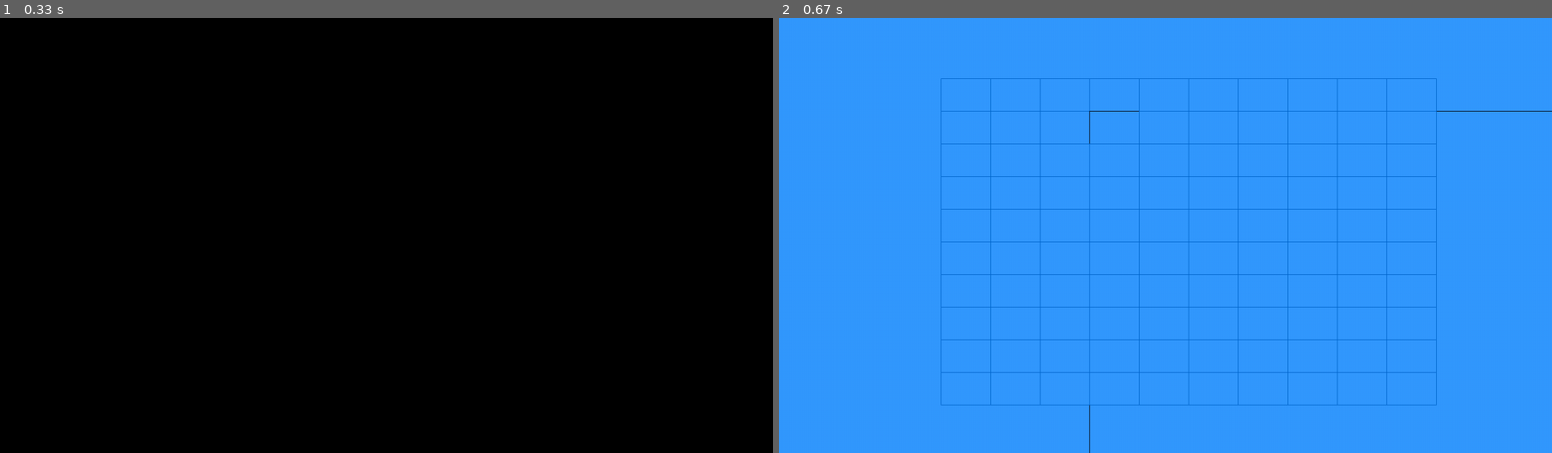
Above: before the commit, frames 1-2 (left to right).
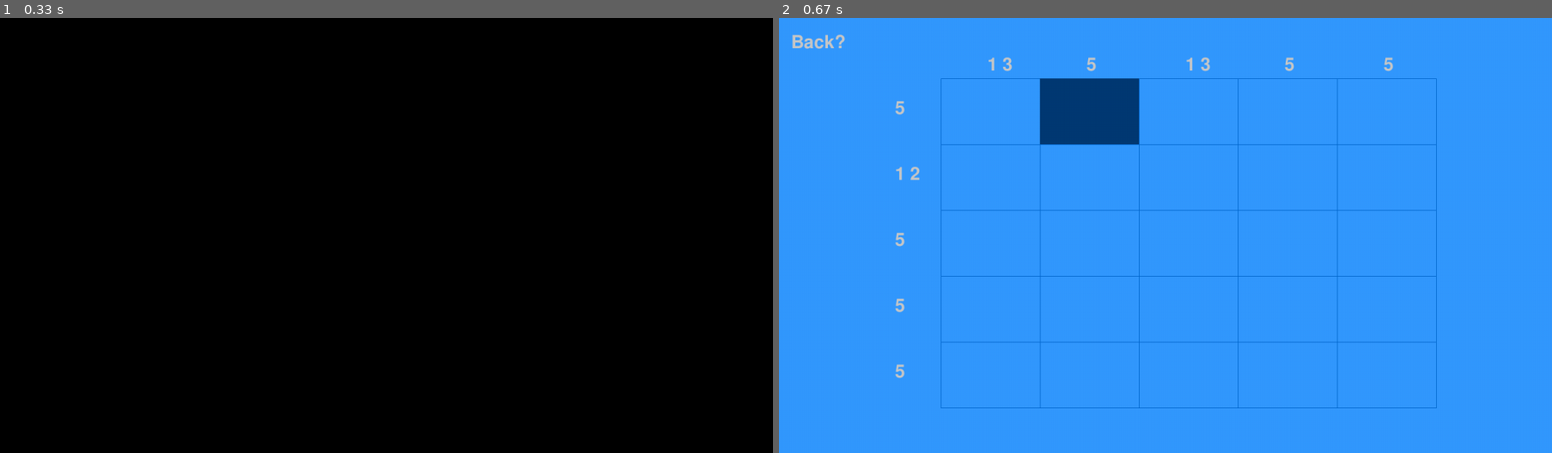
Above: after the commit, the same moments.

Repository: Raineri-CS/pygame_picross
Game: pygame game, started from main.py
Same seed, same stepped clock (60 frames per second), same inputs: the game is played once before the commit and once after it.
Inputs (mouse positions are in pixels of both pictures, inside the frame that each line leads up to):
- Up to frame 1 (0.33 s): no input
- Up to frame 2 (0.67 s): press the mouse at (1188, 244) at 0.37 s; move the mouse to (1157, 178) at 0.47 s; release the mouse at (1134, 118) at 0.6 s

Frame 1 is identical in both runs. In frame 2, 4.4% of the frame differs, in the area x 1-100%, y 3-100%.

Commit message:
Hints now work

Diff:
--- a/include/gameCoordinator.py
+++ b/include/gameCoordinator.py
@@ -1,6 +1,7 @@
 from .puzzle import PicrossPuzzle
 from .settings import COLOR_BACKGROUND, COLOR_FOREGROUND, COLOR_SELECTED, COLOR_TEXT
 import pygame.gfxdraw
+import pygame.font
 from .sceneRenderer import Renderer
 
 # Basically the scene with the gameplay stuff in it
@@ -30,8 +31,8 @@
             for term in line:
                 localLine.append(0)
             self.localMatrix.append(localLine)
-        # Grid vertical space in px following (xMax - xMin) / termQty
-        self.coordMap = []
+        self.lineHints = self.genLineHints()
+        self.columnHints = self.genColumnHints()
 
     def checkMatrixParity(self):
         for solutionLine, localLine in self.solution, self.localMatrix:
@@ -46,18 +47,40 @@
         localY = self.puzzleArea[1]
         localXdimension = 0
         localYdimension = 0
+        # Size between squares
         verticalSize = int(
             (self.puzzleArea[3] - self.puzzleArea[1]) / self.yDimension)
         horizontalSize = int(
             (self.puzzleArea[2] - self.puzzleArea[0]) / self.xDimension)
+        # Final coords
         finalLocalX = localX + (self.xDimension*horizontalSize)
         finalLocalY = localY + (self.yDimension*verticalSize)
+        backText = windowRenderer.getHintFont().render("Back?", True, COLOR_TEXT)
+        # Draws hints
+        # TODO
+        textX = self.workingArea[0] + (self.workingArea[0] * 0.8)
+        textY = self.workingArea[1] - (self.workingArea[1] * 0.2)
+        for hint in self.columnHints:
+            hintText = windowRenderer.getHintFont().render(hint, True, COLOR_TEXT)
+            windowRenderer.getWindow().blit(hintText, (textX, textY))
+            textX += horizontalSize
+            pass
+        textX = self.workingArea[0]
+        textY = self.workingArea[1] + (self.workingArea[1] * 0.8)
+        for hint in self.lineHints:
+            hintText = windowRenderer.getHintFont().render(hint, True, COLOR_TEXT)
+            windowRenderer.getWindow().blit(hintText, (textX, textY))
+            textY += verticalSize
+            pass
+        windowRenderer.getWindow().blit(backText, (20, 20))
         while(True):
+            # Draws from left to right, if the line is done, increment Y and continue drawing
             if(localXdimension >= self.xDimension and localYdimension < self.yDimension):
                 localX = self.puzzleArea[0]
                 localXdimension = 0
                 localY += verticalSize
                 localYdimension += 1
+            # If the draw is finished, do the last two lines of the grid
             if(localXdimension >= self.xDimension or localYdimension >= self.yDimension):
                 pygame.gfxdraw.line(windowRenderer.getWindow(
                 ), finalLocalX, self.puzzleArea[1], finalLocalX, finalLocalY, COLOR_FOREGROUND)
@@ -70,8 +93,10 @@
                 pygame.gfxdraw.line(windowRenderer.getWindow(
                 ), localX, localY, localX, finalLocalY, COLOR_FOREGROUND)
                 #  TODO test this
-                pygame.gfxdraw.rectangle(
-                    windowRenderer.getWindow(), (localX, localY, finalLocalX, finalLocalY), COLOR_SELECTED)
+                # pygame.gfxdraw.rectangle(
+                #     windowRenderer.getWindow(), (localX, localY, finalLocalX, finalLocalY), COLOR_SELECTED)
+                pygame.gfxdraw.filled_polygon(windowRenderer.getWindow(), [(
+                    localX, localY), (localX + horizontalSize, localY), (localX + horizontalSize, localY + verticalSize), (localX, localY + verticalSize)], COLOR_SELECTED)
                 localX += horizontalSize
                 localXdimension += 1
             else:
@@ -99,3 +124,39 @@
                 pass
             pass
         pass
+
+    def genLineHints(self) -> list:
+        stringList = []
+        for line in self.solution:
+            counter = 0
+            resultString = ""
+            for term in line:
+                if(term != '0'):
+                    counter += 1
+                else:
+                    if counter > 0:
+                        resultString += str(counter) + ' '
+                    counter = 0
+            if counter > 0:
+                resultString += str(counter) + ' '
+            stringList.append(resultString)
+        return stringList
+
+    def genColumnHints(self) -> list:
+        stringList = []
+
+        # NOTE: probable problem when doing non square matrices
+        for i in range(len(self.solution)):
+            counter = 0
+            resultString = ""
+            for j in range(len(self.solution[i])):
+                if(self.solution[j][i] != '0'):
+                    counter += 1
+                else:
+                    if counter > 0:
+                        resultString += str(counter) + ' '
+                    counter = 0
+            if counter > 0:
+                resultString += str(counter) + ' '
+            stringList.append(resultString)
+        return stringList
--- a/include/sceneRenderer.py
+++ b/include/sceneRenderer.py
@@ -1,5 +1,6 @@
-from .settings import GameSettings
+from .settings import FONT_SIZE_HINTS, FONT_SIZE_TEXT, GameSettings
 import pygame
+import os
 pygame.init()
 
 
@@ -10,9 +11,21 @@
             self.windowSize[i] = int(self.windowSize[i])
         self.window = pygame.display.set_mode(self.windowSize)
         pygame.display.set_caption("Pygame Picross")
+        if pygame.font.get_init():
+            pygame.font.init()
+        dirname = os.path.dirname(__file__)
+        filename = dirname[:-8] + '/resources/fonts/FreeSansBold.otf'
+        self.textFont = pygame.font.Font(filename,FONT_SIZE_TEXT)
+        self.hintFont = pygame.font.Font(filename,FONT_SIZE_HINTS)
 
     def getWindow(self):
         return self.window
 
+    def getHintFont(self):
+        return self.hintFont
+
+    def getTextFont(self):
+        return self.textFont
+
     def swapBuffer(self):
         pygame.display.flip()
--- a/include/settings.py
+++ b/include/settings.py
@@ -4,9 +4,9 @@
 COLOR_BACKGROUND = (51, 153, 255)
 COLOR_TEXT = (200, 200, 200)
 COLOR_FOREGROUND = (0, 102, 204)
-# TODO change this
-COLOR_SELECTED = (0, 0, 0)
-
+COLOR_SELECTED = (0, 58, 116)
+FONT_SIZE_TEXT = 14
+FONT_SIZE_HINTS = 30
 
 class GameSettings:
     def __init__(self) -> None:
--- a/main.py
+++ b/main.py
@@ -29,6 +29,9 @@
                 currentScreen.draw(windowRenderer)
         clock.tick(30)
         windowRenderer.swapBuffer()
+    # Destructors
+    if pygame.font.get_init():
+        pygame.font.quit()
     pygame.quit()
 
 
Binary file added: resources/fonts/FreeSansBold.otf
Not shown, changed: resources/levels/1
